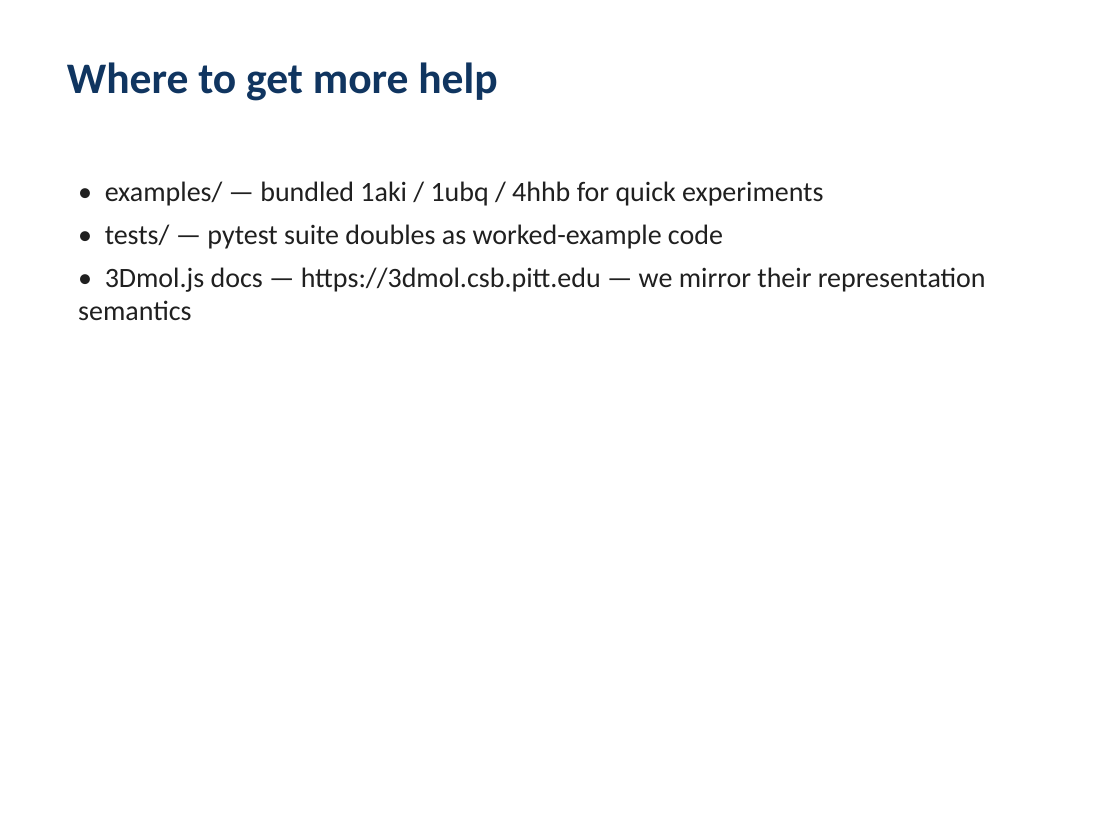
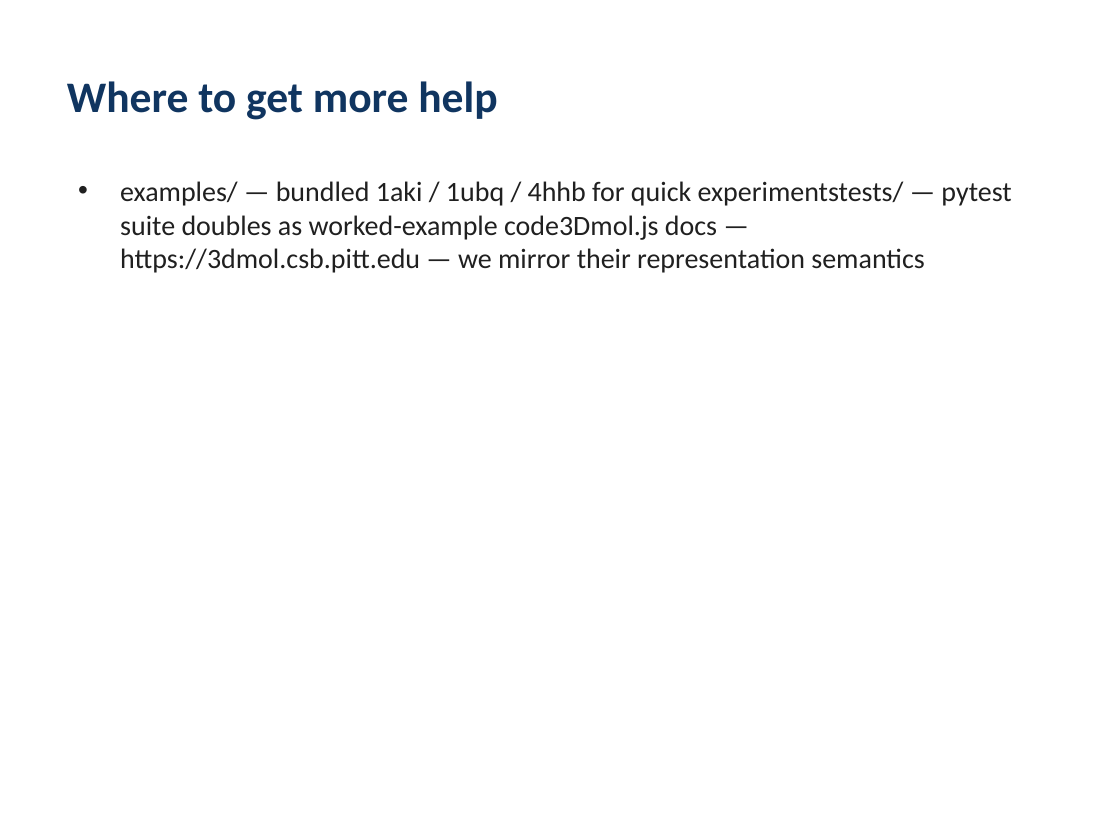
Before and after one commit to kekegg/protein-studio, a slide deck: slide 12 of docs/UserGuide.pptx (slide 11 before the commit). Drawn at 1120x840 pixels with LibreOffice and Linux fonts; fonts in the diff are those of the drawing. Boxes give left, top, right and bottom in pixels: in the first picture for what was removed or moved away, otherwise in the second. Text is boxed around its words. In the diff, an @@ line names an element or a change of style, - is before the commit and + after.

```diff
--- a/docs/UserGuide.pptx
+++ b/docs/UserGuide.pptx
@@ text "Where to get more help" at (67,81,497,120): vertical alignment top to middle @@
@@ text at (120,181,1011,273): text changed @@
-• examples/ — bundled 1aki / 1ubq / 4hhb for quick experiments
-• tests/ — pytest suite doubles as worked-example code
-• 3Dmol.js docs — https://3dmol.csb.pitt.edu — we mirror their representation semantics
+• examples/ — bundled 1aki / 1ubq / 4hhb for quick experimentstests/ — pytest suite doubles as worked-example code3Dmol.js docs — https://3dmol.csb.pitt.edu — we mirror their representation semantics
```
Also in this commit, not shown: 10 other slides changed, 1 slide added, 8 other files.
